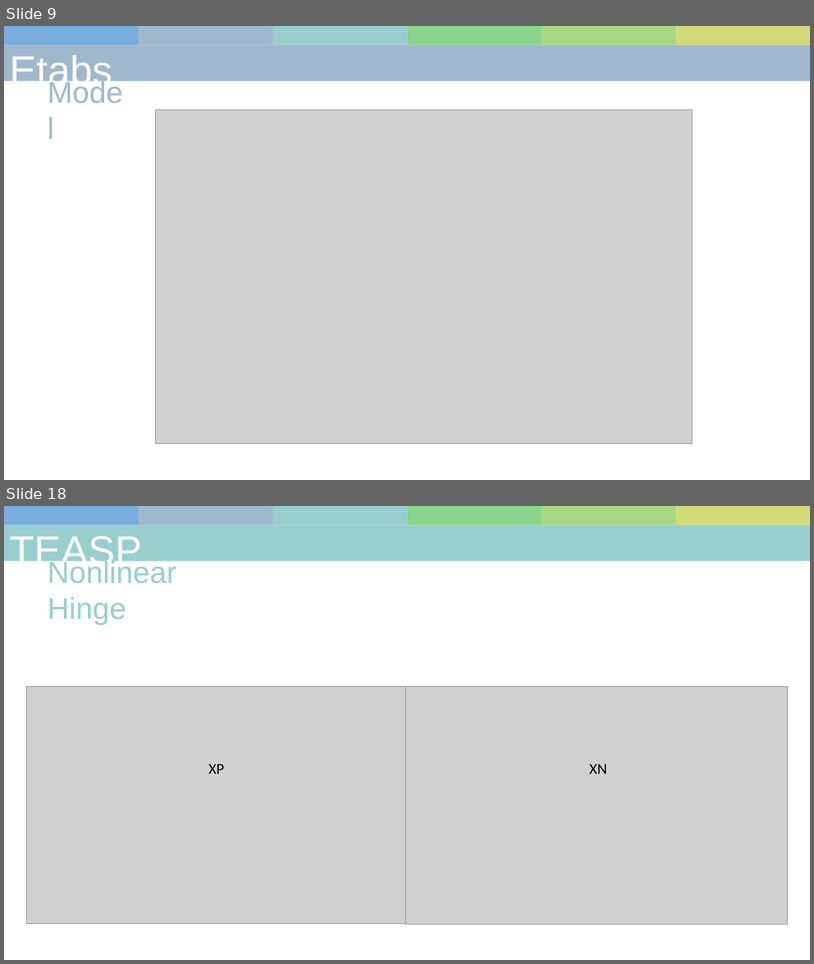
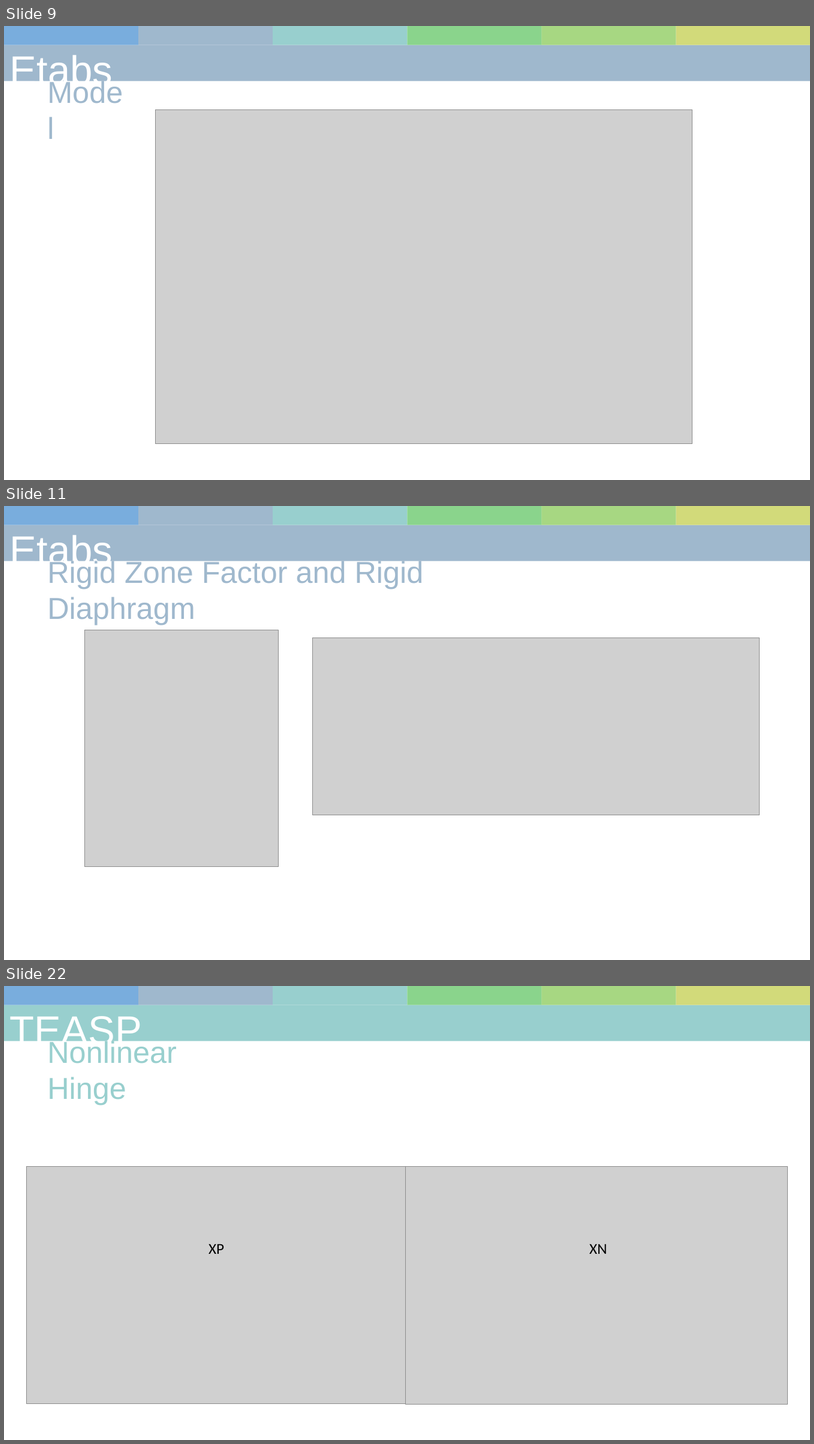
Before and after one commit to skyran1278/matlab, a slide deck: 10-pa/project/20190102.pptx. Shown one above the other, each under a label of ours: slides 9 and 18 before the commit, slides 9, 11 and 22 after it; the slides between them are not shown. The pictures are 814x964 and 814x1444 pixels, drawn with LibreOffice and Linux fonts; fonts in the diff are those of the drawing; grey boxes stand for pictures. Boxes give left, top, right and bottom in pixels: in the first picture for what was removed or moved away, otherwise in the second. Text is boxed around its words. In the diff, an @@ line names an element or a change of style, - is before the commit and + after.

```diff
--- a/10-pa/project/20190102.pptx
+++ b/10-pa/project/20190102.pptx
@@ slide 11 added at <box>4,506,810,960</box>, background #FFFFFF @@
@@ rectangle added at <box>4,506,138,525</box>, fill #79ADDD @@
@@ rectangle added at <box>138,506,273,525</box>, fill #9FB8CD @@
@@ rectangle added at <box>273,506,408,525</box>, fill #98CFCE @@
@@ rectangle added at <box>408,506,542,525</box>, fill #8AD48C @@
@@ rectangle added at <box>542,506,676,525</box>, fill #A7D782 @@
@@ rectangle added at <box>677,506,810,525</box>, fill #D2DA7A @@
@@ rectangle added at <box>4,525,810,561</box>, fill #9FB8CD @@
@@ text added at <box>10,535,120,621</box>, 48 pt, text #FFFFFF @@
+Etabs model
@@ text added at <box>47,559,424,625</box>, 36 pt, text #9FB8CD @@
+Rigid Zone Factor and Rigid Diaphragm
@@ picture added at <box>85,630,279,867</box> @@
@@ picture added at <box>312,638,760,814</box> @@
@@ what was slide 18 is now slide 22 @@
```
Also in this commit, not shown: 11 slides changed, 4 other slides added, 2 slides removed, 5 other files.
